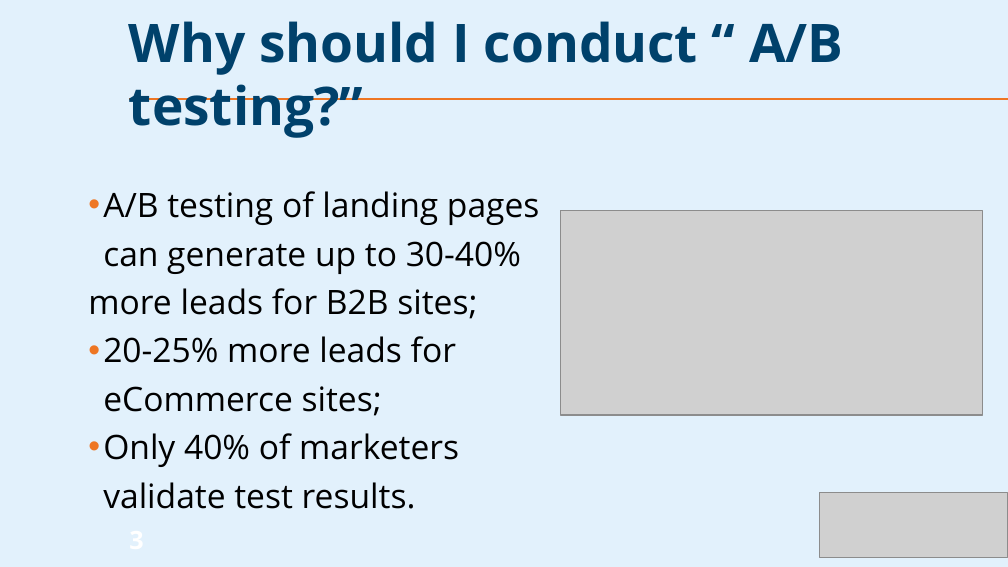
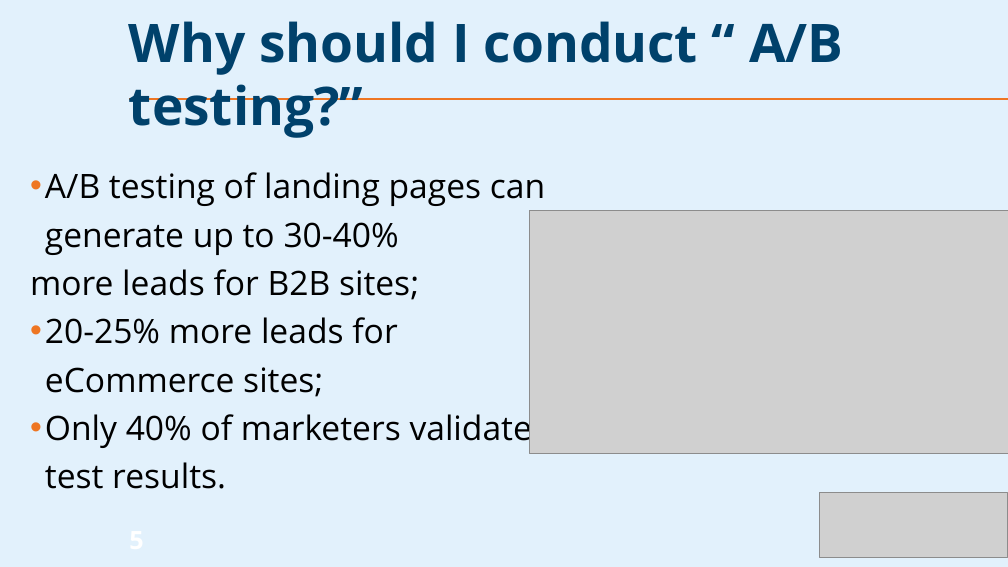
Before and after one commit to PsDragon/ADSAI_FOR_SECOND_YEARS, a slide deck: slide 5 of docs/Study Content/Human-Centered Artificial Intelligence/Assets/AB-Testing.pptx (slide 3 before the commit). Drawn at 1008x567 pixels with LibreOffice and Linux fonts; fonts in the diff are those of the drawing; grey boxes stand for pictures; background and template pictures are left out. Boxes give left, top, right and bottom in pixels: in the first picture for what was removed or moved away, otherwise in the second. Text is boxed around its words. In the diff, an @@ line names an element or a change of style, - is before the commit and + after.

```diff
--- a/docs/Study Content/Human-Centered Artificial Intelligence/Assets/AB-Testing.pptx
+++ b/docs/Study Content/Human-Centered Artificial Intelligence/Assets/AB-Testing.pptx
@@ text "A/B testing of landing pages ..." rewrapped from box(88, 191, 540, 509) to box(30, 172, 545, 489) @@
@@ picture: place and size @@
-picture at box(560, 211, 983, 415)
+picture at box(529, 211, 1008, 455)
@@ page number at box(120, 519, 236, 549): text changed @@
-3
+5
```
Also in this commit, not shown: 2 other slides changed, 11 slides added.
